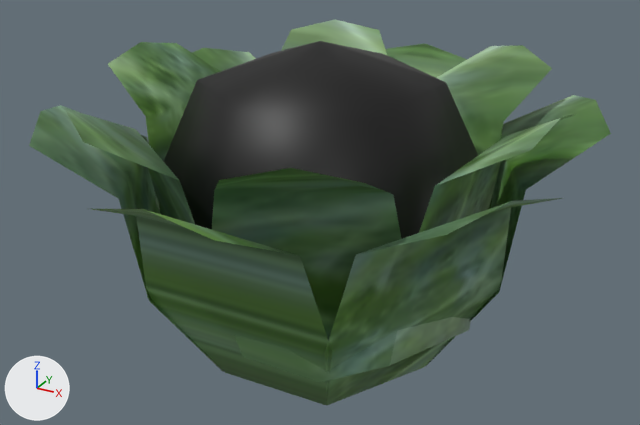
Two versions of the FBX model Assets/XanaBuilder Assets/Models/FRM/01_FarmCrops/FRM0110015_Coliflower/FRM0110015.fbx, one commit apart.
Camera for both pictures: a camera (50 mm lens) standing at (0.283, -0.498, 0.356) and looking at (0.007, 0.004, 0.105). Arrows for +X, +Y and +Z are at lower left; the lights stay in place. Where no turn or scale is listed for an object, it has been applied to the vertices.

Names of what the first picture shows: 'smFRM0110015'.
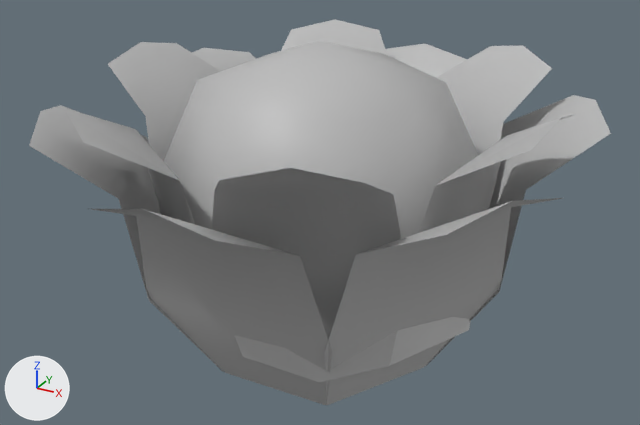
Pixel boxes (x1, y1, x2, y2) of what changed, in the pictures (640 x 425 px):
```json
{"object": "smFRM0110015", "change": "surface changed", "before": [29, 19, 611, 406], "after": [29, 19, 611, 406]}
```

Edits to the scene script, one JSON object a line:
```json
{"op": "remove", "block": "mat_mtfrm0110015_placemode", "code": "mat_mtfrm0110015_placemode.texture = img_txfrm0110015_diffuse_png"}
{"op": "add", "block": "mat_mtfrm0110015_placemode", "code": "mat_mtfrm0110015_placemode.base_color = (0.5, 0.5, 0.5)  # grey #bcbcbc"}
{"block": "me_mesh", "where": "me_mesh.from_pydata(...)  # 163 vertices, 90 faces; spans x -0.175..0.186, y -0.18..0.193, z -0.003..0.226"}
{"block": "me_mesh", "where": "# used by ob_smfrm0110015; location = (0.0, 0.0, 0.0)"}
{"block": "me_mesh", "change": "me_mesh part 1: texture (UV) coordinates of 90 of 90 faces, centred in x -0.143..0.154, y -0.15..0.164, z 0.034..0.208, changed; they spanned u 0.04..0.26, v 0.63..0.94 and now span u 0.05..0.71, v 0.02..0.95"}
```
